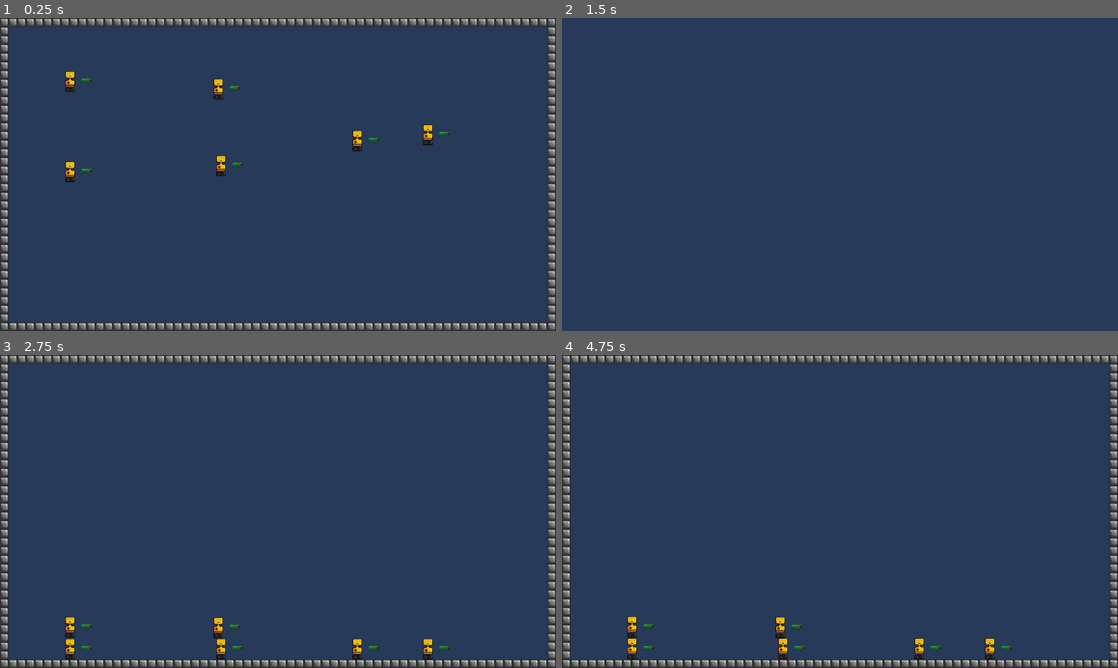
Above: before the commit, frames 1-4 (two rows, left to right).
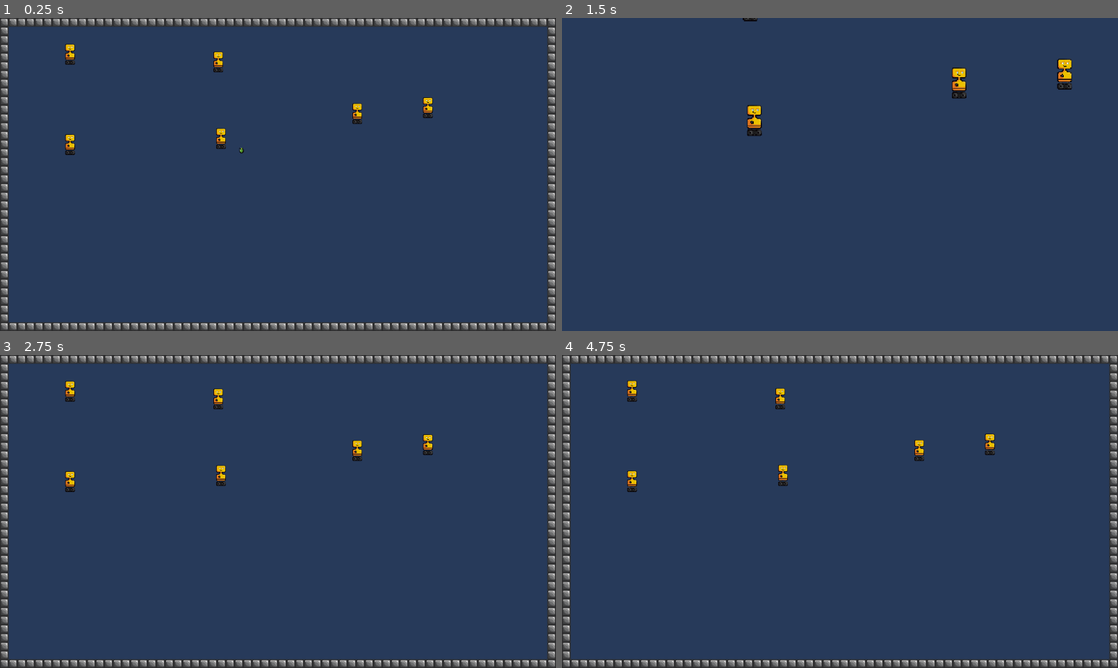
Above: after the commit, the same moments.

Repository: SirHoog/BoomBots
Game: Godot game, scene res://Simulation/simulation.tscn
The game is run twice, just before and just after one commit, with the same random seed, the same clock (stepped at 60 frames per second) and the same inputs.
Inputs (mouse positions are in pixels of both pictures, inside the frame that each line leads up to):
- Up to frame 1 (0.25 s): no input
- Up to frame 2 (1.5 s): move the mouse to (962, 158) at 0.52 s; click (962, 158) at 0.6 s; move the mouse to (728, 190) at 1.27 s; tap Mouse wheel up (ZoomIn) at 1.35 s
- Up to frame 3 (2.75 s): move the mouse to (333, 442) at 2.02 s; tap Mouse wheel down (ZoomOut) at 2.1 s
- Up to frame 4 (4.75 s): move the mouse to (812, 574) at 2.77 s; click (812, 574) at 2.85 s; move the mouse to (1006, 558) at 3.52 s; tap Mouse wheel up (ZoomIn) at 3.6 s; move the mouse to (673, 464) at 4.27 s; tap Mouse wheel down (ZoomOut) at 4.35 s

The runs differ from the first frame. In frame 1, 1.5% of the frame differs, in the area x 11-81%, y 8-53%; in frame 2, 0.8%; in frame 3, 1.5%; in frame 4, 1.5%, in the area x 11-81%, y 8-98%.
Error after the commit: Parse Error: Expected indented block after function declaration. (res://Simulation/AI/AI.gd:16)

Commit message:
Fixing bugs and adding in grenade

Diff:
--- a/Simulation/AI/AI.gd
+++ b/Simulation/AI/AI.gd
@@ -12,6 +12,9 @@
 var facingRight : bool = true
 
 var gravity : float = ProjectSettings.get_setting("physics/2d/default_gravity")
+
+func LaunchGrenade():
+
 
 func _physics_process(delta):
 	var input : Array[float] = []
@@ -29,6 +32,14 @@
 			input.append(1)
 
 	var output : Array[Neuron] = brain.Update(input)
+
+	velocity.x = WalkSpeed * output.front().activation
+
+	if output[1].activation > 0 and is_on_floor():
+		velocity.y += JumpPower
+
+	if output[2].activation > 0:
+
 
 	if not is_on_floor():
 		velocity.y += gravity * delta
--- a/Simulation/AI/AI.tscn
+++ b/Simulation/AI/AI.tscn
@@ -7,9 +7,6 @@
 [ext_resource type="Texture2D" uid="uid://dlq3yawrmixwq" path="res://Simulation/AI/Move/Left.png" id="3_k0d71"]
 [ext_resource type="Script" path="res://Simulation/AI/Neuron.gd" id="3_v0du8"]
 [ext_resource type="Texture2D" uid="uid://0tehvmisv5c6" path="res://Simulation/AI/Move/Right.png" id="4_3rbon"]
-[ext_resource type="Texture2D" uid="uid://2u52peqsd52x" path="res://Simulation/AI/GrenadeLauncher/grenadeLauncherFrame1.png" id="5_247h2"]
-[ext_resource type="Texture2D" uid="uid://br52ixr4ooor5" path="res://Simulation/AI/GrenadeLauncher/grenadeLauncherFrame2.png" id="6_68er8"]
-[ext_resource type="Texture2D" uid="uid://btpwe4ptwa7tw" path="res://Simulation/AI/GrenadeLauncher/grenadeLauncherFrame3.png" id="7_rwb13"]
 
 [sub_resource type="AtlasTexture" id="AtlasTexture_kqx3m"]
 atlas = ExtResource("1_rvov7")
@@ -178,66 +175,24 @@
 custom_solver_bias = 0.5
 radius = 9.0
 height = 40.0
-
-[sub_resource type="AtlasTexture" id="AtlasTexture_fc445"]
-atlas = ExtResource("5_247h2")
-region = Rect2(0, 0, 20, 10)
-
-[sub_resource type="AtlasTexture" id="AtlasTexture_uf6nr"]
-atlas = ExtResource("6_68er8")
-region = Rect2(0, 0, 20, 10)
-
-[sub_resource type="AtlasTexture" id="AtlasTexture_4bcry"]
-atlas = ExtResource("7_rwb13")
-region = Rect2(0, 0, 20, 10)
-
-[sub_resource type="AtlasTexture" id="AtlasTexture_aexls"]
-atlas = ExtResource("5_247h2")
-region = Rect2(0, 0, 20, 10)
-
-[sub_resource type="SpriteFrames" id="SpriteFrames_qqck8"]
-animations = [{
-"frames": [{
-"duration": 1.0,
-"texture": SubResource("AtlasTexture_fc445")
-}, {
-"duration": 1.0,
-"texture": SubResource("AtlasTexture_uf6nr")
-}, {
-"duration": 1.0,
-"texture": SubResource("AtlasTexture_4bcry")
-}, {
-"duration": 1.0,
-"texture": SubResource("AtlasTexture_uf6nr")
-}, {
-"duration": 1.0,
-"texture": SubResource("AtlasTexture_fc445")
-}],
-"loop": true,
-"name": &"active",
-"speed": 10.0
-}, {
-"frames": [{
-"duration": 1.0,
-"texture": SubResource("AtlasTexture_aexls")
-}],
-"loop": true,
-"name": &"inactive",
-"speed": 1.0
-}]
 
 [node name="AI" type="CharacterBody2D"]
 editor_description = "Input:
 Raycasts distance,
 Raycasts target type
 Output:
-X direction
+X direction,
 Jump,
-Launch Grenade"
+Launch Grenade,
+Aim direction"
 script = ExtResource("1_7v50k")
+CollideWithOthers = null
+WalkSpeed = null
+JumpPower = null
 
 [node name="Brain" type="Node" parent="."]
 script = ExtResource("2_k8e6g")
+OutputLayerSize = 4
 
 [node name="Neuron" type="Node" parent="Brain"]
 script = ExtResource("3_v0du8")
@@ -254,10 +209,4 @@
 shape = SubResource("CapsuleShape2D_ar8lx")
 debug_color = Color(0, 0.6, 0.701961, 0.419608)
 
-[node name="GrenadeLauncher" type="AnimatedSprite2D" parent="."]
-texture_filter = 1
-sprite_frames = SubResource("SpriteFrames_qqck8")
-animation = &"inactive"
-offset = Vector2(30, 0)
-
 [node name="Raycasts" type="Node" parent="."]
--- a/Simulation/AI/AI_InvertColor.gdshader
+++ /dev/null
@@ -1,33 +0,0 @@
-shader_type canvas_item;
-
-uniform float h: hint_range(0, 1) = -2;
-uniform float s: hint_range(0, 1) = 1;
-uniform float v: hint_range(0, 1) = 1;
-
-vec3 RgbToHsv(vec3 c) {
-    vec4 K = vec4(0.0, -1.0 / 3.0, 2.0 / 3.0, -1.0);
-    vec4 p = mix(vec4(c.bg, K.wz), vec4(c.gb, K.xy), step(c.b, c.g));
-    vec4 q = mix(vec4(p.xyw, c.r), vec4(c.r, p.yzx), step(p.x, c.r));
-
-    float d = q.x - min(q.w, q.y);
-    float e = 1.0e-10;
-
-    return vec3(abs(q.z + (q.w - q.y) / (6.0 * d + e)), d / (q.x + e), q.x);
-}
-
-vec3 HsvToRgb(vec3 c)
-{
-    vec4 K = vec4(1.0, 2.0 / 3.0, 1.0 / 3.0, 3.0);
-    vec3 p = abs(fract(c.xxx + K.xyz) * 6.0 - K.www);
-
-    return c.z * mix(K.xxx, clamp(p - K.xxx, 0.0, 1.0), c.y);
-}
-
-void fragment()
-{
-	vec4 color = texture(TEXTURE, UV);
-
-	color.rgb = HsvToRgb(RgbToHsv(color.rgb) * vec3(h, s, v));
-
-	COLOR = color;
-}
--- /dev/null
+++ b/Simulation/Grenade/Grenade.gd
@@ -0,0 +1,15 @@
+extends RigidBody2D
+
+@export_category("Grenade")
+@export_enum("Frag", "Impact") var Type : String = "Frag"
+@export var FragExplosionTime : float = 2
+@export var Damage : int = 15
+@export var DamageRadius : int = 100
+
+# Called when the node enters the scene tree for the first time.
+func _ready():
+	$Fuse.wait_time = FragExplosionTime
+
+# Called every frame. 'delta' is the elapsed time since the previous frame.
+func _process(delta):
+	pass
--- /dev/null
+++ b/Simulation/Grenade/grenade.tscn
@@ -0,0 +1,24 @@
+[gd_scene load_steps=4 format=3 uid="uid://bq15f36y2e48o"]
+
+[ext_resource type="Script" path="res://Simulation/Grenade/Grenade.gd" id="1_gwxh8"]
+[ext_resource type="Texture2D" uid="uid://p5nug4i38i3v" path="res://Simulation/Grenade/Grenade.png" id="1_q8tsq"]
+
+[sub_resource type="CircleShape2D" id="CircleShape2D_b66v3"]
+radius = 5.09902
+
+[node name="Grenade" type="RigidBody2D"]
+script = ExtResource("1_gwxh8")
+
+[node name="GrenadeSprite" type="Sprite2D" parent="."]
+texture_filter = 1
+texture = ExtResource("1_q8tsq")
+
+[node name="Collision" type="CollisionShape2D" parent="."]
+shape = SubResource("CircleShape2D_b66v3")
+
+[node name="Explosion" type="GPUParticles2D" parent="."]
+amount = 100
+
+[node name="Fuse" type="Timer" parent="."]
+wait_time = 2.0
+one_shot = true
--- /dev/null
+++ b/Simulation/Grenades.gd
@@ -0,0 +1,3 @@
+extends Node
+
+func _launch_grenade(force : Vector2):
--- a/Simulation/simulation.tscn
+++ b/Simulation/simulation.tscn
@@ -1,10 +1,12 @@
-[gd_scene load_steps=8 format=3 uid="uid://dx6vyr70scn5f"]
+[gd_scene load_steps=10 format=3 uid="uid://dx6vyr70scn5f"]
 
 [ext_resource type="Script" path="res://Simulation/spawner.gd" id="1_luq7u"]
 [ext_resource type="Script" path="res://Simulation/SimulationControl.gd" id="1_phhc5"]
 [ext_resource type="Script" path="res://Camera.gd" id="2_il7d5"]
 [ext_resource type="Texture2D" uid="uid://d1kbi3rs343i0" path="res://Simulation/Tl.png" id="3_c78xa"]
 [ext_resource type="PackedScene" uid="uid://bdy1t5u5fm8os" path="res://Simulation/AI/AI.tscn" id="4_ega6a"]
+[ext_resource type="Script" path="res://Simulation/Grenades.gd" id="6_nqwqt"]
+[ext_resource type="PackedScene" uid="uid://bq15f36y2e48o" path="res://Simulation/Grenade/grenade.tscn" id="7_kxpwh"]
 
 [sub_resource type="TileSetAtlasSource" id="TileSetAtlasSource_82pys"]
 texture = ExtResource("3_c78xa")
@@ -35,3 +37,9 @@
 [node name="Population" type="Node" parent="."]
 script = ExtResource("1_luq7u")
 metadata/PopulationSize = 5
+
+[node name="Grenades" type="Node" parent="."]
+script = ExtResource("6_nqwqt")
+
+[node name="Grenade" parent="." instance=ExtResource("7_kxpwh")]
+position = Vector2(445, 201)
Not shown: 1 places in Simulation/AI/AI.tscn that only renumber resources
Binary file added: Simulation/Grenade/ExplosionSpritesheet.png
Not shown, added: Simulation/Grenade/ExplosionSpritesheet.png.import
Binary file added: Simulation/Grenade/Grenade.png
Not shown, added: Simulation/Grenade/Grenade.png.import
